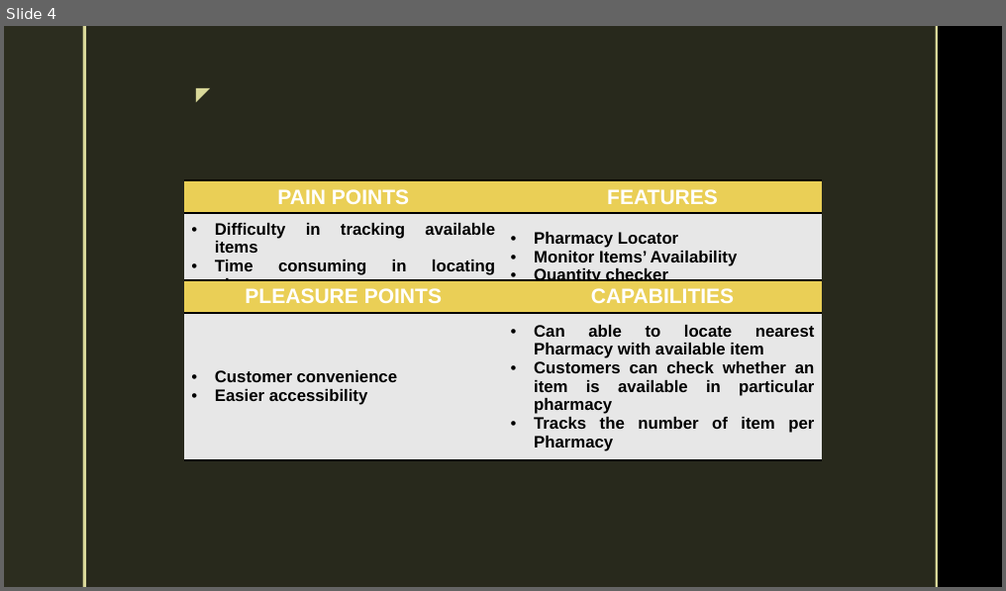
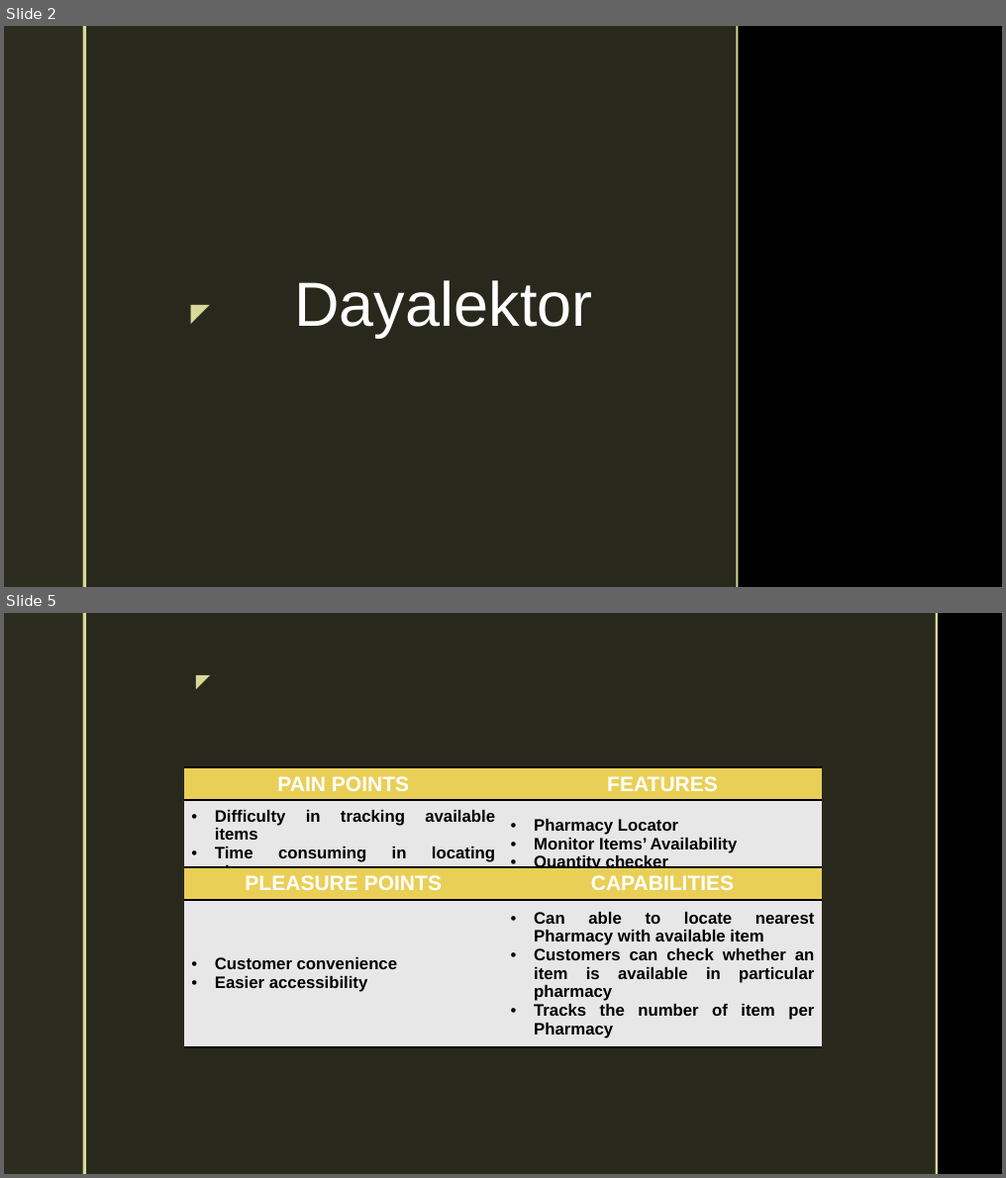
Before and after one commit to mlbelchez/Project---TENTREP, a slide deck: Presentation/PPT/App Ideas.pptx. Shown one above the other, each under a label of ours: slide 4 before the commit, slides 2 and 5 after it; the slides between them are not shown. The pictures are 1006x591 and 1006x1178 pixels, drawn with LibreOffice and Linux fonts; fonts in the diff are those of the drawing; background and template pictures are left out. Boxes give left, top, right and bottom in pixels: in the first picture for what was removed or moved away, otherwise in the second. Text is boxed around its words. In the diff, an @@ line names an element or a change of style, - is before the commit and + after.

```diff
--- a/Presentation/PPT/App Ideas.pptx
+++ b/Presentation/PPT/App Ideas.pptx
@@ slide 2 added at [4,26,1002,587], background picture (left out); not listed: 2 template elements that a slide beside it also shows @@
@@ rectangle added at [86,26,737,587], fill #2C2D1F at 92% opacity @@
@@ rectangle added at [737,26,739,587], fill #D9D899 @@
@@ title added at [294,280,592,338], 60 pt, text #FFFFFF @@
+Dayalektor
@@ text added at [183,293,218,331], 24 pt, text #D9D899 @@
+◤
@@ what was slide 4 is now slide 5 @@
```
Also in this commit, not shown: 3 slides changed, 3 other slides added, 2 slides removed.
